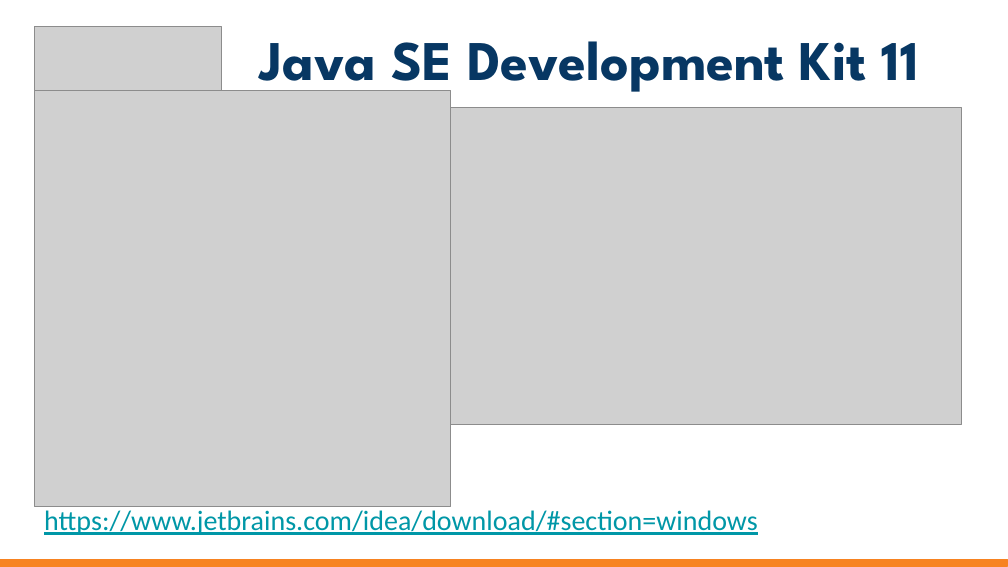
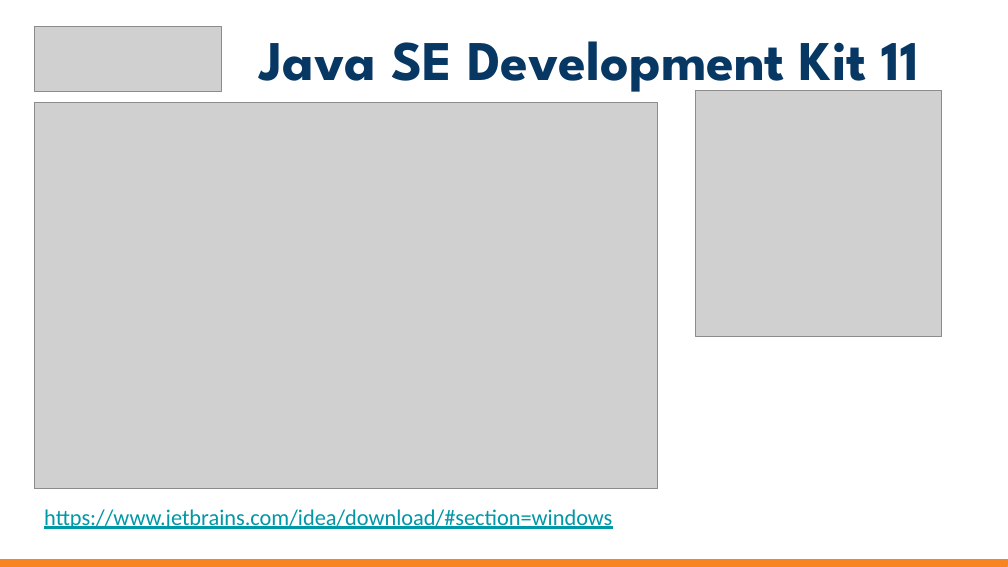
Before and after one commit to jrdutra/estruturaDeDadosJavaDio, a slide deck: slide 7 of apresentacoes/Aula1/Etapa3-InstalacaoEConfiguracaoDoAmbiente/Etapa3.pptx (slide 6 before the commit). Drawn at 1008x567 pixels with LibreOffice and Linux fonts; fonts in the diff are those of the drawing; grey boxes stand for pictures. Boxes give left, top, right and bottom in pixels: in the first picture for what was removed or moved away, otherwise in the second. Text is boxed around its words. In the diff, an @@ line names an element or a change of style, - is before the commit and + after.

```diff
--- a/apresentacoes/Aula1/Etapa3-InstalacaoEConfiguracaoDoAmbiente/Etapa3.pptx
+++ b/apresentacoes/Aula1/Etapa3-InstalacaoEConfiguracaoDoAmbiente/Etapa3.pptx
@@ picture: place and size @@
-picture at [451, 108, 962, 424]
+picture at [34, 103, 657, 489]
@@ picture: place and size @@
-picture at [34, 90, 451, 506]
+picture at [696, 90, 941, 336]
@@ text "https://www.jetbrains.com/idea/download/#section=windows" at [44, 509, 612, 529]: size 20 to 16 pt @@
```
Also in this commit, not shown: 3 other slides changed, 1 slide added, 14 other files.
